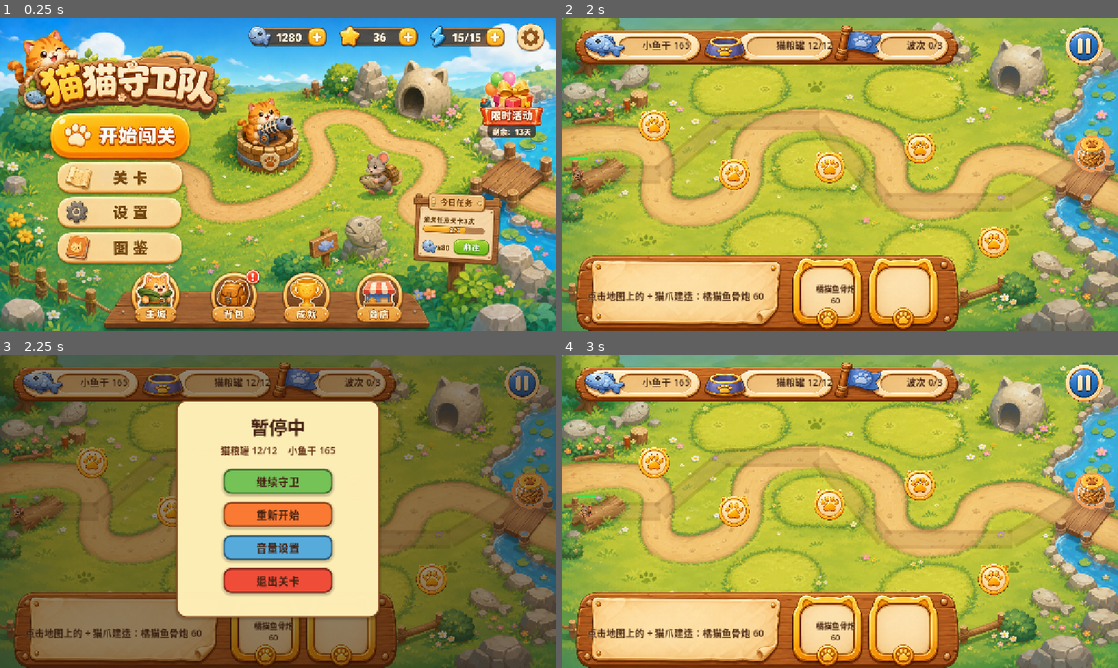
Above: before the commit, frames 1-4 (two rows, left to right).
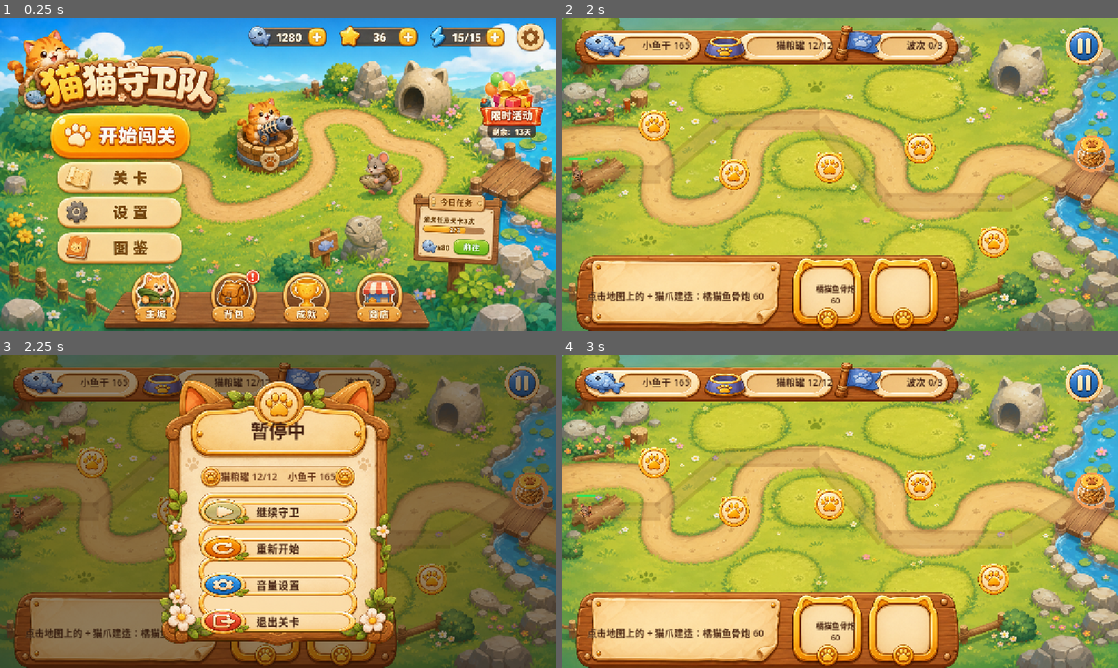
Above: after the commit, the same moments.

Repository: zhaokera/MeowDefense
Game: Godot game, scene res://scenes/main.tscn
The game is run twice, just before and just after one commit, with the same random seed, the same clock (stepped at 60 frames per second) and the same inputs.
Inputs (mouse positions are in pixels of both pictures, inside the frame that each line leads up to):
- Up to frame 1 (0.25 s): no input
- Up to frame 2 (2 s): click (701, 152) at 0.5 s; click (684, 127) at 1.25 s
- Up to frame 3 (2.25 s): click (522, 383) at 2 s
- Up to frame 4 (3 s): click "继续守卫" at 2.75 s

Frames 1-2 are identical in both runs. In frame 3, 24% of the frame differs, in the area x 28-72%, y 7-93%; in frame 4, nothing differs.

Commit message:
Restore pause menu with Image2 assets

Diff:
--- a/assets/generated/assets_manifest.json
+++ b/assets/generated/assets_manifest.json
@@ -112,6 +112,41 @@
       "prompt_summary": "Cropped Image2 cat-paw build slot marker with transparent background."
     },
     {
+      "id": "battle_pause_menu_design_reference",
+      "path": "res://assets/generated/ui/battle_pause_menu_design_reference.png",
+      "prompt_summary": "Image2 full-screen pause menu design reference used to restore the battle pause overlay."
+    },
+    {
+      "id": "battle_pause_menu_asset_sheet_source",
+      "path": "res://assets/generated/ui/battle_pause_menu_asset_sheet_source.png",
+      "prompt_summary": "Image2 chroma-key pause menu asset sheet used to derive transparent panel and button textures."
+    },
+    {
+      "id": "battle_pause_menu_panel",
+      "path": "res://assets/generated/ui/battle_pause_menu_panel.png",
+      "prompt_summary": "Cropped Image2 cat-ear pause menu panel with transparent background."
+    },
+    {
+      "id": "battle_pause_button_green",
+      "path": "res://assets/generated/ui/battle_pause_button_green.png",
+      "prompt_summary": "Cropped Image2 green continue button frame with transparent background."
+    },
+    {
+      "id": "battle_pause_button_orange",
+      "path": "res://assets/generated/ui/battle_pause_button_orange.png",
+      "prompt_summary": "Cropped Image2 orange restart button frame with transparent background."
+    },
+    {
+      "id": "battle_pause_button_blue",
+      "path": "res://assets/generated/ui/battle_pause_button_blue.png",
+      "prompt_summary": "Cropped Image2 blue settings button frame with transparent background."
+    },
+    {
+      "id": "battle_pause_button_red",
+      "path": "res://assets/generated/ui/battle_pause_button_red.png",
+      "prompt_summary": "Cropped Image2 red quit button frame with transparent background."
+    },
+    {
       "id": "level_001_thumb",
       "path": "res://assets/generated/ui/level_001_thumb.png",
       "prompt_summary": "Level 1 thumbnail copied from the Image2 meadow background."
--- a/scripts/battle/battle_scene.gd
+++ b/scripts/battle/battle_scene.gd
@@ -13,6 +13,11 @@
 const BattleHudBottomDockTexture := preload("res://assets/generated/ui/battle_hud_bottom_dock.png")
 const BattlePauseButtonTexture := preload("res://assets/generated/ui/battle_pause_button.png")
 const BattleBuildSlotMarkerTexture := preload("res://assets/generated/ui/battle_build_slot_marker.png")
+const BattlePauseMenuPanelTexture := preload("res://assets/generated/ui/battle_pause_menu_panel.png")
+const BattlePauseMenuGreenButtonTexture := preload("res://assets/generated/ui/battle_pause_button_green.png")
+const BattlePauseMenuOrangeButtonTexture := preload("res://assets/generated/ui/battle_pause_button_orange.png")
+const BattlePauseMenuBlueButtonTexture := preload("res://assets/generated/ui/battle_pause_button_blue.png")
+const BattlePauseMenuRedButtonTexture := preload("res://assets/generated/ui/battle_pause_button_red.png")
 
 @export var level_path: String = "res://data/levels/level_001.json"
 
@@ -528,36 +533,28 @@
 	dim.color = Color(0.12, 0.07, 0.04, 0.50)
 	_pause_overlay.add_child(dim)
 
-	var panel: Panel = Panel.new()
-	panel.name = "PausePanel"
-	panel.position = Vector2(406, 104)
-	panel.size = Vector2(468, 500)
-	panel.add_theme_stylebox_override("panel", _panel_style(Color(1.0, 0.94, 0.72, 0.98), Color(0.50, 0.28, 0.11), 22, 3))
+	var panel: TextureRect = _hud_texture_rect("PauseMenuDesignPanel", BattlePauseMenuPanelTexture, Vector2(346, 42), Vector2(588, 640))
 	_pause_overlay.add_child(panel)
 
-	var title: Label = _pause_label("暂停中", Vector2(34, 30), Vector2(400, 56), 42, Color(0.27, 0.13, 0.07), HORIZONTAL_ALIGNMENT_CENTER)
+	var title: Label = _pause_label("暂停中", Vector2(426, 142), Vector2(428, 58), 42, Color(0.27, 0.13, 0.07), HORIZONTAL_ALIGNMENT_CENTER)
 	title.name = "PauseTitle"
-	panel.add_child(title)
-
-	var status: Label = _pause_label("猫粮罐 %d/%d    小鱼干 %d" % [base_hp, int(level.base_hp), coins], Vector2(44, 96), Vector2(380, 38), 22, Color(0.40, 0.20, 0.09), HORIZONTAL_ALIGNMENT_CENTER)
+	_pause_overlay.add_child(title)
+
+	var status: Label = _pause_label("猫粮罐 %d/%d    小鱼干 %d" % [base_hp, int(level.base_hp), coins], Vector2(428, 260), Vector2(424, 38), 22, Color(0.40, 0.20, 0.09), HORIZONTAL_ALIGNMENT_CENTER)
 	status.name = "PauseStatus"
-	panel.add_child(status)
-
-	var resume: Button = _pause_button("ResumeButton", "继续守卫", Vector2(108, 158), Color(0.46, 0.76, 0.34))
+	_pause_overlay.add_child(status)
+
+	var resume: Button = _pause_menu_button("ResumeButton", "PauseResumeFrame", BattlePauseMenuGreenButtonTexture, "继续守卫", Vector2(438, 322), Vector2(404, 78))
 	resume.pressed.connect(_resume_from_pause)
-	panel.add_child(resume)
-
-	var restart: Button = _pause_button("RestartBattleButton", "重新开始", Vector2(108, 234), Color(0.98, 0.48, 0.20))
+
+	var restart: Button = _pause_menu_button("RestartBattleButton", "PauseRestartFrame", BattlePauseMenuOrangeButtonTexture, "重新开始", Vector2(438, 406), Vector2(404, 78))
 	restart.pressed.connect(_restart_from_pause)
-	panel.add_child(restart)
-
-	var settings: Button = _pause_button("PauseSettingsButton", "音量设置", Vector2(108, 310), Color(0.34, 0.67, 0.86))
+
+	var settings: Button = _pause_menu_button("PauseSettingsButton", "PauseSettingsFrame", BattlePauseMenuBlueButtonTexture, "音量设置", Vector2(438, 490), Vector2(404, 78))
 	settings.pressed.connect(_show_pause_settings)
-	panel.add_child(settings)
-
-	var quit: Button = _pause_button("QuitToLevelsButton", "退出关卡", Vector2(108, 386), Color(0.94, 0.30, 0.22))
+
+	var quit: Button = _pause_menu_button("QuitToLevelsButton", "PauseQuitFrame", BattlePauseMenuRedButtonTexture, "退出关卡", Vector2(438, 574), Vector2(404, 78))
 	quit.pressed.connect(_quit_to_levels_from_pause)
-	panel.add_child(quit)
 
 
 func _resume_from_pause() -> void:
@@ -576,6 +573,27 @@
 func _quit_to_levels_from_pause() -> void:
 	get_tree().paused = false
 	exit_to_levels_requested.emit()
+
+
+func _pause_menu_button(button_name: String, frame_name: String, texture: Texture2D, text: String, position: Vector2, size: Vector2) -> Button:
+	var frame: TextureRect = _hud_texture_rect(frame_name, texture, position, size)
+	frame.process_mode = Node.PROCESS_MODE_ALWAYS
+	_pause_overlay.add_child(frame)
+
+	var button: Button = Button.new()
+	button.name = button_name
+	button.text = text
+	button.position = position
+	button.size = size
+	button.process_mode = Node.PROCESS_MODE_ALWAYS
+	button.add_theme_font_size_override("font_size", 25)
+	button.add_theme_color_override("font_color", Color(0.27, 0.13, 0.07))
+	button.add_theme_color_override("font_outline_color", Color(1.0, 0.92, 0.66, 0.88))
+	button.add_theme_constant_override("outline_size", 3)
+	_make_button_transparent(button)
+	_attach_press_feedback(button, frame)
+	_pause_overlay.add_child(button)
+	return button
 
 
 func _show_pause_settings() -> void:
--- /dev/null
+++ b/tests/capture_pause_menu.gd
@@ -0,0 +1,49 @@
+extends SceneTree
+
+const OUT_PATH := "/Users/zhaok/cat/artifacts/pause_menu.png"
+const BattleSceneScript := preload("res://scripts/battle/battle_scene.gd")
+
+
+func _init() -> void:
+	call_deferred("_run")
+
+
+func _run() -> void:
+	var battle: Node2D = BattleSceneScript.new()
+	root.add_child(battle)
+	battle.start_level("res://data/levels/level_001.json")
+	await process_frame
+	await process_frame
+	var pause_button: Button = _find_by_name(battle, "PauseButton") as Button
+	if pause_button != null:
+		pause_button.emit_signal("pressed")
+	await process_frame
+	await process_frame
+	var viewport_texture: ViewportTexture = root.get_texture()
+	if viewport_texture == null:
+		push_error("failed to read viewport texture")
+		quit(1)
+		return
+	var image: Image = viewport_texture.get_image()
+	if image == null:
+		push_error("failed to read viewport image")
+		quit(1)
+		return
+	var result: Error = image.save_png(OUT_PATH)
+	if result != OK:
+		push_error("failed to save screenshot: %s" % result)
+		quit(1)
+		return
+	print("CAPTURED %s" % OUT_PATH)
+	battle.queue_free()
+	quit(0)
+
+
+func _find_by_name(node: Node, node_name: String) -> Node:
+	if node.name == node_name:
+		return node
+	for child: Node in node.get_children():
+		var found: Node = _find_by_name(child, node_name)
+		if found != null:
+			return found
+	return null
--- /dev/null
+++ b/tests/run_pause_menu_tests.gd
@@ -0,0 +1,129 @@
+extends SceneTree
+
+const BattleSceneScript := preload("res://scripts/battle/battle_scene.gd")
+
+var _failures: Array[String] = []
+
+
+func _init() -> void:
+	call_deferred("_run")
+
+
+func _run() -> void:
+	var battle: Node2D = BattleSceneScript.new()
+	root.add_child(battle)
+	battle.start_level("res://data/levels/level_001.json")
+	await process_frame
+	await physics_frame
+
+	var pause_button: Button = _assert_button(battle, "PauseButton", "battle HUD should expose pause")
+	if pause_button != null:
+		pause_button.emit_signal("pressed")
+		await process_frame
+
+	_assert_exists(battle, "PauseMenuOverlay", "pause should open an overlay")
+	_assert_texture_node(
+		battle,
+		"PauseMenuDesignPanel",
+		"res://assets/generated/ui/battle_pause_menu_panel.png",
+		"pause menu should use an Image2 panel asset"
+	)
+	_assert_texture_node(
+		battle,
+		"PauseResumeFrame",
+		"res://assets/generated/ui/battle_pause_button_green.png",
+		"resume should use an Image2 button asset"
+	)
+	_assert_texture_node(
+		battle,
+		"PauseRestartFrame",
+		"res://assets/generated/ui/battle_pause_button_orange.png",
+		"restart should use an Image2 button asset"
+	)
+	_assert_texture_node(
+		battle,
+		"PauseSettingsFrame",
+		"res://assets/generated/ui/battle_pause_button_blue.png",
+		"settings should use an Image2 button asset"
+	)
+	_assert_texture_node(
+		battle,
+		"PauseQuitFrame",
+		"res://assets/generated/ui/battle_pause_button_red.png",
+		"quit should use an Image2 button asset"
+	)
+	_assert_missing(battle, "PausePanel", "pause menu should not render the old code-drawn panel")
+
+	var resume_button: Button = _assert_button(battle, "ResumeButton", "pause menu should resume")
+	_assert_button(battle, "RestartBattleButton", "pause menu should restart")
+	_assert_button(battle, "PauseSettingsButton", "pause menu should expose settings")
+	_assert_button(battle, "QuitToLevelsButton", "pause menu should return to level select")
+	if resume_button != null:
+		resume_button.emit_signal("pressed")
+		await process_frame
+		_assert_missing(battle, "PauseMenuOverlay", "resume should close pause menu")
+
+	battle.queue_free()
+	_finish()
+
+
+func _assert_texture_node(root_node: Node, node_name: String, expected_path: String, message: String) -> TextureRect:
+	var node: Node = _assert_exists(root_node, node_name, message)
+	if node == null:
+		return null
+	if not node is TextureRect:
+		_failures.append("%s should be a TextureRect" % node_name)
+		return null
+	var texture_rect: TextureRect = node as TextureRect
+	_assert_true(texture_rect.texture != null, "%s should have a texture" % node_name)
+	if texture_rect.texture != null:
+		_assert_true(texture_rect.texture.resource_path == expected_path, "%s should use %s" % [node_name, expected_path])
+	return texture_rect
+
+
+func _assert_button(root_node: Node, node_name: String, message: String) -> Button:
+	var node: Node = _assert_exists(root_node, node_name, message)
+	if node == null:
+		return null
+	if node is Button:
+		return node as Button
+	_failures.append("%s should be a Button" % node_name)
+	return null
+
+
+func _assert_exists(root_node: Node, node_name: String, message: String) -> Node:
+	var node: Node = _find_by_name(root_node, node_name)
+	if node == null:
+		_failures.append(message)
+	return node
+
+
+func _assert_missing(root_node: Node, node_name: String, message: String) -> void:
+	if _find_by_name(root_node, node_name) != null:
+		_failures.append(message)
+
+
+func _assert_true(condition: bool, message: String) -> void:
+	if not condition:
+		_failures.append(message)
+
+
+func _find_by_name(node: Node, node_name: String) -> Node:
+	if node.name == node_name:
+		return node
+	for child: Node in node.get_children():
+		var found: Node = _find_by_name(child, node_name)
+		if found != null:
+			return found
+	return null
+
+
+func _finish() -> void:
+	if _failures.is_empty():
+		print("PAUSE MENU TESTS PASS")
+		quit(0)
+	else:
+		for failure: String in _failures:
+			push_error(failure)
+		print("PAUSE MENU TESTS FAIL: %d" % _failures.size())
+		quit(1)
Binary file added: artifacts/pause_menu.png
Binary file added: assets/generated/ui/battle_pause_button_blue.png
Not shown, added: assets/generated/ui/battle_pause_button_blue.png.import
Binary file added: assets/generated/ui/battle_pause_button_green.png
Not shown, added: assets/generated/ui/battle_pause_button_green.png.import
Binary file added: assets/generated/ui/battle_pause_button_orange.png
Not shown, added: assets/generated/ui/battle_pause_button_orange.png.import
Binary file added: assets/generated/ui/battle_pause_button_red.png
Not shown, added: assets/generated/ui/battle_pause_button_red.png.import
Binary file added: assets/generated/ui/battle_pause_menu_asset_sheet_source.png
Not shown, added: assets/generated/ui/battle_pause_menu_asset_sheet_source.png.import
Binary file added: assets/generated/ui/battle_pause_menu_design_reference.png
(and 7 more such lines)
